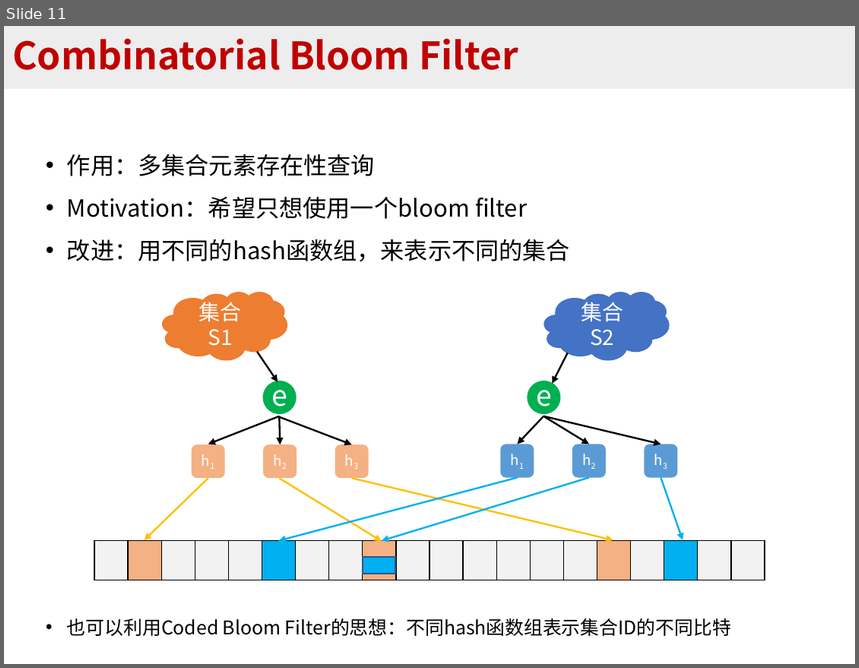
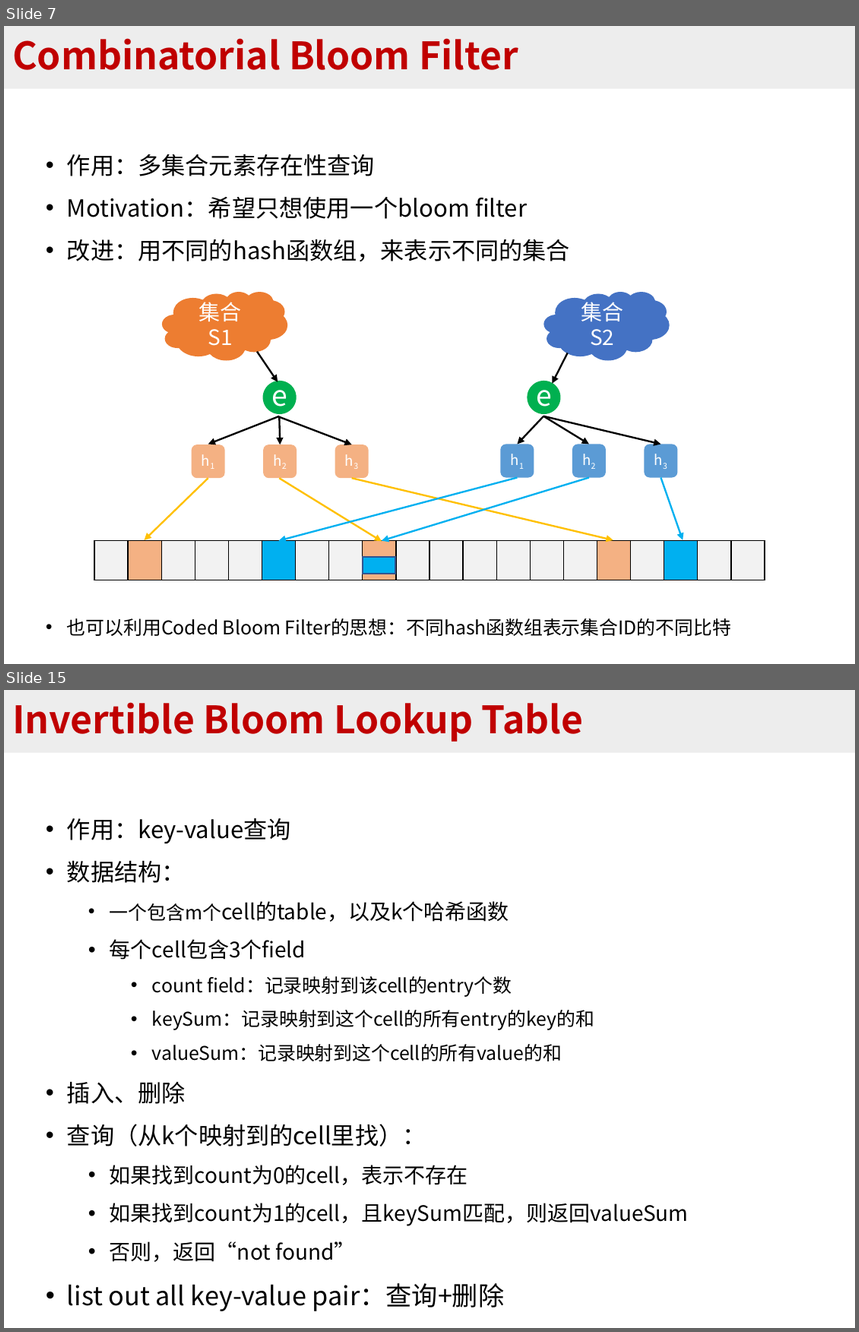
Before and after one commit to BlockLiu/Algorithms-for-Per-flow-Measurement, a slide deck: 常见sketch算法.pptx. Shown one above the other, each under a label of ours: slide 11 before the commit, slides 7 and 15 after it; the slides between them are not shown. The pictures are 859x668 and 859x1332 pixels, drawn with LibreOffice and Linux fonts; fonts in the diff are those of the drawing. Boxes give left, top, right and bottom in pixels: in the first picture for what was removed or moved away, otherwise in the second. Text is boxed around its words. In the diff, an @@ line names an element or a change of style, - is before the commit and + after.

```diff
--- a/常见sketch算法.pptx
+++ b/常见sketch算法.pptx
@@ slide 15 added at (4, 690, 855, 1328), background #FFFFFF @@
@@ title added at (4, 690, 855, 753), fill #EDEDED, 32 pt, text #C00000, bold @@
+Invertible Bloom Lookup Table
@@ text added at (67, 818, 689, 1312), 18 pt, text #000000 @@
+• 作用：key-value查询
+• 数据结构：
+  • 一个包含m个cell的table，以及k个哈希函数
+  • 每个cell包含3个field
+    • count field：记录映射到该cell的entry个数
+    • keySum：记录映射到这个cell的所有entry的key的和
+    • valueSum：记录映射到这个cell的所有value的和
+• 插入、删除
+• 查询（从k个映射到的cell里找）：
+  • 如果找到count为0的cell，表示不存在
+  • 如果找到count为1的cell，且keySum匹配，则返回valueSum
+  • 否则，返回“not found”
+• list out all key-value pair：查询+删除
@@ what was slide 11 is now slide 7 @@
```
Also in this commit, not shown: 4 slides changed, 12 other slides added, 1 slide removed, 16 other files.
